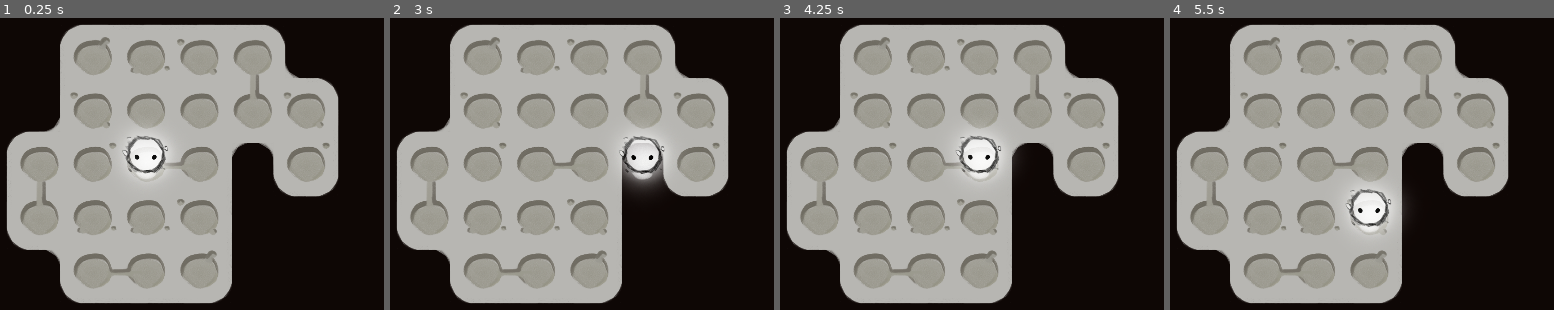
Above: before the commit, frames 1-4 (left to right).
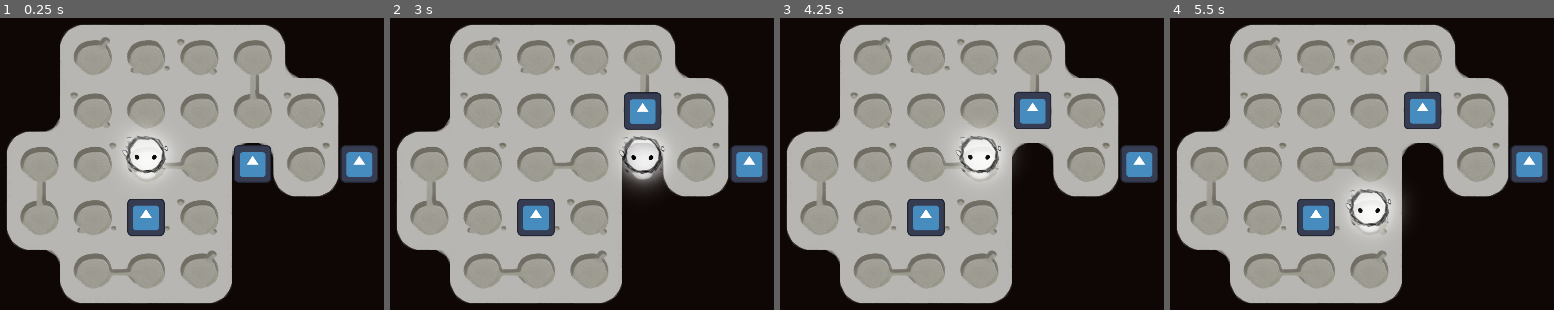
Above: after the commit, the same moments.

Repository: Lukko-Digital/brackeys-jam-2025-1
Game: Godot game, scene res://src/main.tscn
Same seed, same stepped clock (60 frames per second), same inputs: the game is played once before the commit and once after it. The engine's default icon, where the game draws it, is replaced by a stand-in: a white triangle on a blue panel in a dark square.
Inputs:
- Up to frame 1 (0.25 s): no input
- Up to frame 2 (3 s): tap Enter at 0.5, 2 s; hold D (right) 0.53-1.28 s; tap Space at 1.25, 2.75 s; hold S (down) 1.28-2.03 s; hold D (right) 2.03-2.78 s; hold W (up) from 2.78 s (still down)
- Up to frame 3 (4.25 s): tap Enter at 3.5 s; release W (up) at 3.53 s; hold A (left) from 3.53 s (still down)
- Up to frame 4 (5.5 s): tap Space at 4.25 s; release A (left) at 5.03 s; hold S (down) from 5.03 s (still down)

The runs differ from the first frame. In frame 1, 3.8% of the frame differs, in the area x 33-99%, y 43-75%; in frame 2, 3.8%, in the area x 33-99%, y 25-75%; in frame 3, 3.8%; in frame 4, 3.8%.

Commit message:
moveable parent class that variables and player inherit from

Diff:
--- a/project.godot
+++ b/project.godot
@@ -23,7 +23,6 @@
 
 window/size/viewport_width=1920
 window/size/viewport_height=1080
-window/size/mode=2
 window/stretch/mode="viewport"
 
 [input]
@@ -49,6 +48,11 @@
 ]
 }
 
+[layer_names]
+
+2d_physics/layer_1="TERRAIN"
+2d_physics/layer_2="MOVEABLES"
+
 [rendering]
 
 environment/defaults/default_clear_color=Color(0.0561422, 0.0266719, 0.0181192, 1)
--- a/src/main.tscn
+++ b/src/main.tscn
@@ -1,8 +1,9 @@
-[gd_scene load_steps=6 format=4 uid="uid://v2ewo3rlxyb0"]
+[gd_scene load_steps=7 format=4 uid="uid://v2ewo3rlxyb0"]
 
-[ext_resource type="PackedScene" uid="uid://kl4ar0k3sgoi" path="res://src/player.tscn" id="1_x5b67"]
+[ext_resource type="PackedScene" uid="uid://jqd3vdbka4dr" path="res://src/player.tscn" id="1_x5b67"]
 [ext_resource type="Texture2D" uid="uid://p66eqnj8av28" path="res://assets/environment/floor-tileset.png" id="3_ewewc"]
 [ext_resource type="TileSet" uid="uid://b76syh2ohmwnl" path="res://src/tilesets/walkable_tileset.tres" id="3_xhxkg"]
+[ext_resource type="PackedScene" uid="uid://cww6s3tekv80" path="res://src/variable.tscn" id="4_0ltic"]
 
 [sub_resource type="TileSetAtlasSource" id="TileSetAtlasSource_40t2f"]
 texture = ExtResource("3_ewewc")
@@ -46,3 +47,13 @@
 tile_set = ExtResource("3_xhxkg")
 
 [node name="Player" parent="." instance=ExtResource("1_x5b67")]
+collision_layer = 1
+
+[node name="Variable" parent="." instance=ExtResource("4_0ltic")]
+position = Vector2(512, 0)
+
+[node name="Variable2" parent="." instance=ExtResource("4_0ltic")]
+position = Vector2(0, 256)
+
+[node name="Variable3" parent="." instance=ExtResource("4_0ltic")]
+position = Vector2(1024, 0)
--- /dev/null
+++ b/src/moveable.gd
@@ -0,0 +1,41 @@
+extends Area2D
+class_name Moveable
+
+const MOVE_LERP_SPEED = 20
+
+@onready var movement_ray: RayCast2D = %MovementRay
+
+var INPUTS = {
+	"right": Vector2.RIGHT,
+	"left": Vector2.LEFT,
+	"up": Vector2.UP,
+	"down": Vector2.DOWN
+}
+
+var target_position: Vector2
+
+
+func _ready() -> void:
+	target_position = position
+
+
+func _process(delta):
+	if position != target_position:
+		position = position.lerp(target_position, MOVE_LERP_SPEED * delta)
+
+
+func move(dir: String) -> bool:
+	movement_ray.target_position = INPUTS[dir] * Global.TILE_SIZE
+	movement_ray.force_raycast_update()
+
+	if movement_ray.is_colliding():
+		var collider = movement_ray.get_collider()
+		# If the collider isn't moveable don't move
+		if not collider is Moveable:
+			return false
+		# If the collider is moveable, and it can't move, don't move
+		if not collider.move(dir):
+			return false
+
+	target_position += INPUTS[dir] * Global.TILE_SIZE
+	return true
--- /dev/null
+++ b/src/moveable.tscn
@@ -0,0 +1,15 @@
+[gd_scene load_steps=2 format=3 uid="uid://cqclrtr33c78n"]
+
+[ext_resource type="Script" path="res://src/moveable.gd" id="1_xcxvk"]
+
+[node name="Moveable" type="Area2D"]
+collision_layer = 2
+script = ExtResource("1_xcxvk")
+
+[node name="MovementRay" type="RayCast2D" parent="."]
+unique_name_in_owner = true
+target_position = Vector2(0, 128)
+collision_mask = 3
+hit_from_inside = true
+collide_with_areas = true
+collide_with_bodies = false
--- a/src/player.gd
+++ b/src/player.gd
@@ -1,38 +1,5 @@
-extends CharacterBody2D
+extends Moveable
 class_name Player
-
-const MOVE_LERP_SPEED = 20
-
-@onready var movement_ray = %MovementRay
-
-var INPUTS = {
-	"right": Vector2.RIGHT,
-	"left": Vector2.LEFT,
-	"up": Vector2.UP,
-	"down": Vector2.DOWN
-}
-
-var target_position: Vector2
-
-func _process(delta):
-	if position != target_position:
-		position = position.lerp(target_position, MOVE_LERP_SPEED * delta)
-
-func move(dir: String):
-	movement_ray.target_position = INPUTS[dir] * Global.TILE_SIZE
-	movement_ray.force_raycast_update()
-
-	if !movement_ray.is_colliding():
-		target_position += INPUTS[dir] * Global.TILE_SIZE
-		# match dir:
-		# 	"up", "down":
-		# 		sprite.play(dir)
-		# 	"left":
-		# 		sprite.flip_h = true
-		# 		sprite.play("right")
-		# 	"right":
-		# 		sprite.flip_h = false
-		# 		sprite.play(dir)
 
 
 func _unhandled_input(event):
--- a/src/player.tscn
+++ b/src/player.tscn
@@ -1,21 +1,18 @@
-[gd_scene load_steps=4 format=3 uid="uid://kl4ar0k3sgoi"]
+[gd_scene load_steps=5 format=3 uid="uid://jqd3vdbka4dr"]
 
+[ext_resource type="PackedScene" uid="uid://cqclrtr33c78n" path="res://src/moveable.tscn" id="1_ccr6s"]
 [ext_resource type="Texture2D" uid="uid://qctlu1fnqqa1" path="res://assets/temp/player.png" id="1_qlaae"]
 [ext_resource type="Script" path="res://src/player.gd" id="1_t7p4v"]
 
-[sub_resource type="RectangleShape2D" id="RectangleShape2D_60qt5"]
+[sub_resource type="RectangleShape2D" id="RectangleShape2D_m2urb"]
 size = Vector2(168, 174)
 
-[node name="Player" type="CharacterBody2D"]
+[node name="Player" instance=ExtResource("1_ccr6s")]
 script = ExtResource("1_t7p4v")
 
-[node name="CollisionShape2D" type="CollisionShape2D" parent="."]
-shape = SubResource("RectangleShape2D_60qt5")
+[node name="CollisionShape2D" type="CollisionShape2D" parent="." index="1"]
+shape = SubResource("RectangleShape2D_m2urb")
 
-[node name="MovementRay" type="RayCast2D" parent="."]
-unique_name_in_owner = true
-target_position = Vector2(0, 128)
-
-[node name="Player" type="Sprite2D" parent="."]
+[node name="Player" type="Sprite2D" parent="." index="2"]
 position = Vector2(17, -42)
 texture = ExtResource("1_qlaae")
--- /dev/null
+++ b/src/variable.gd
@@ -0,0 +1,2 @@
+extends Moveable
+class_name Variable
--- /dev/null
+++ b/src/variable.tscn
@@ -0,0 +1,16 @@
+[gd_scene load_steps=4 format=3 uid="uid://cww6s3tekv80"]
+
+[ext_resource type="PackedScene" uid="uid://cqclrtr33c78n" path="res://src/moveable.tscn" id="1_iuknu"]
+[ext_resource type="Texture2D" uid="uid://chva80djaftd3" path="res://icon.svg" id="1_lsho1"]
+
+[sub_resource type="RectangleShape2D" id="RectangleShape2D_n8ndr"]
+size = Vector2(180, 180)
+
+[node name="Variable" instance=ExtResource("1_iuknu")]
+
+[node name="CollisionShape2D" type="CollisionShape2D" parent="." index="1"]
+shape = SubResource("RectangleShape2D_n8ndr")
+
+[node name="Sprite2D" type="Sprite2D" parent="." index="2"]
+scale = Vector2(1.40625, 1.40625)
+texture = ExtResource("1_lsho1")
